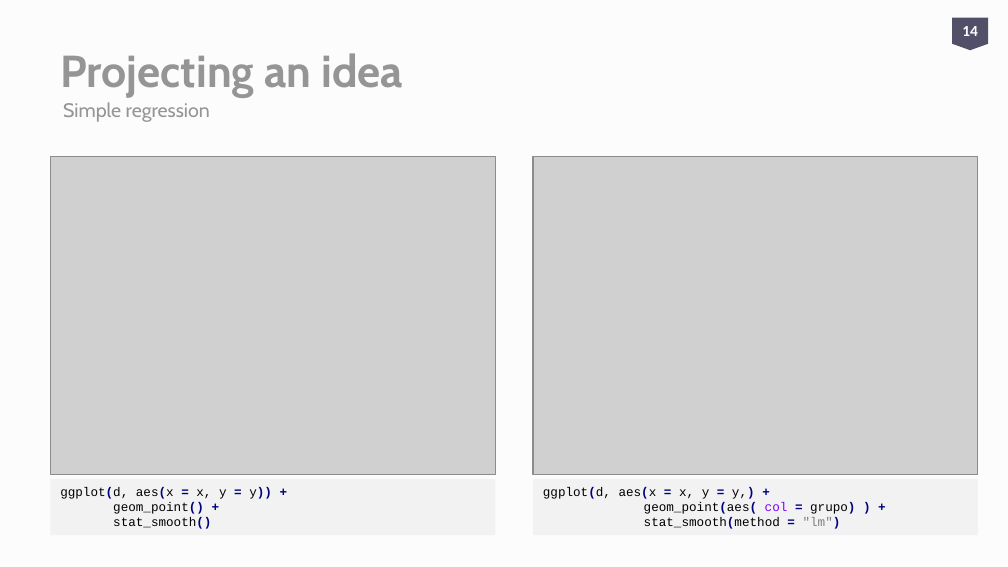
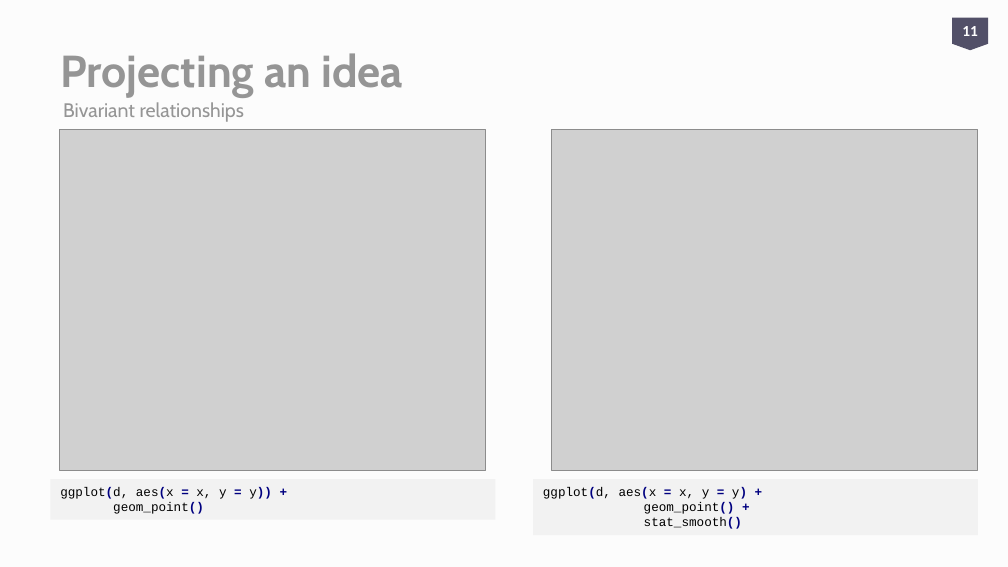
Before and after one commit to aweimann/floto-lab-learning-bioinformatics, a slide deck: slide 11 of presentations/R_worskshop_Statistics_analysisENG.pptx (slide 14 before the commit). Drawn at 1008x567 pixels with LibreOffice and Linux fonts; fonts in the diff are those of the drawing; grey boxes stand for pictures. Boxes give left, top, right and bottom in pixels: in the first picture for what was removed or moved away, otherwise in the second. Text is boxed around its words. In the diff, an @@ line names an element or a change of style, - is before the commit and + after.

Commit message:
Modifications on ggplot slides

```diff
--- a/presentations/R_worskshop_Statistics_analysisENG.pptx
+++ b/presentations/R_worskshop_Statistics_analysisENG.pptx
@@ page number at [962, 26, 978, 36]: text changed @@
-14
+11
@@ text at [63, 102, 244, 122]: text changed @@
-Simple regression
+Bivariant relationships
@@ picture: place and size @@
-picture at [50, 156, 495, 475]
+picture at [59, 129, 486, 470]
@@ picture: place and size @@
-picture at [533, 156, 978, 475]
+picture at [551, 129, 978, 470]
@@ rectangle "ggplot(d, aes(x = x, y ...": place and size @@
-rectangle "ggplot(d, aes(x = x, y ..." at [50, 479, 495, 535]
+rectangle "ggplot(d, aes(x = x, y ..." at [50, 479, 495, 519]
@@ text in rectangle at [113, 502, 204, 514]: text changed @@
-geom_point() +
-stat_smooth()
+geom_point()
@@ text in rectangle at [543, 487, 747, 529]: text changed @@
-ggplot(d, aes(x = x, y = y,) +
-geom_point(aes( col = grupo) ) +
-stat_smooth(method = "lm")
+ggplot(d, aes(x = x, y = y) +
+geom_point() +
+stat_smooth()
```
Also in this commit, not shown: 12 other slides changed, 2 other files.
